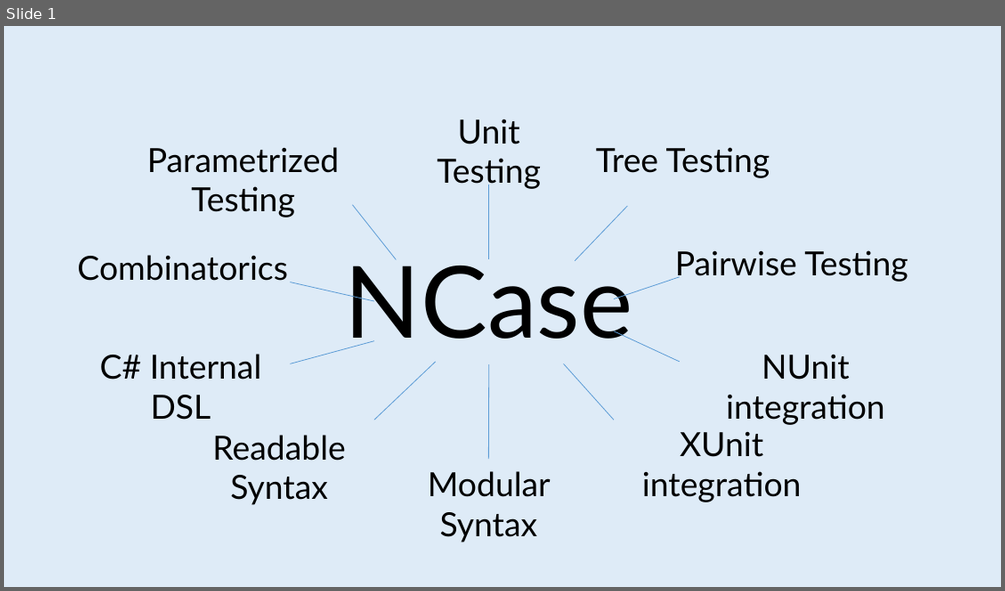
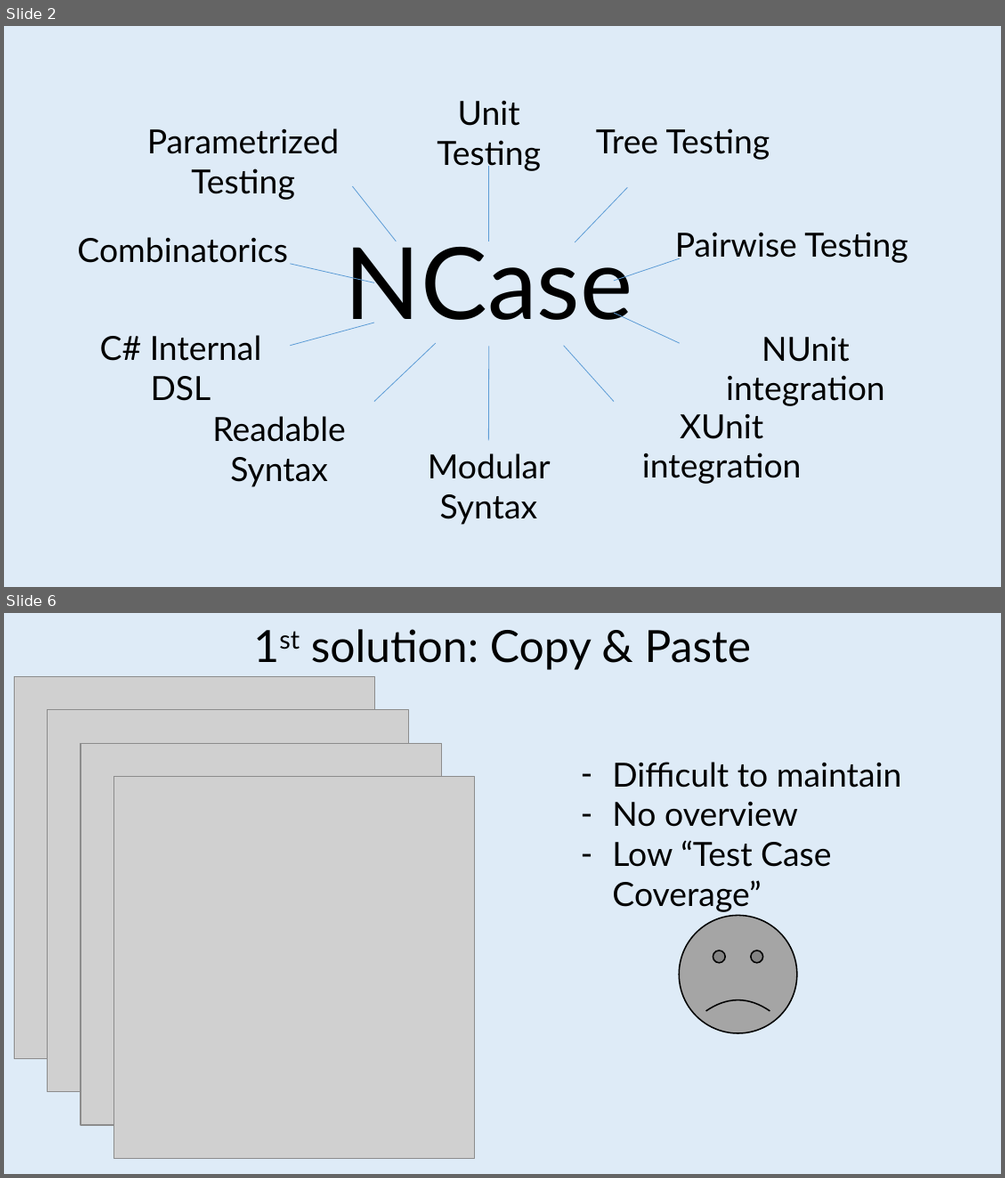
Before and after one commit to jeromerg/NCase, a slide deck: src/Documentation/Slides/Slides.pptx. Shown one above the other, each under a label of ours: slide 1 before the commit, slides 2 and 6 after it; the slides between them are not shown. The pictures are 1005x591 and 1005x1178 pixels, drawn with LibreOffice and Linux fonts; fonts in the diff are those of the drawing; grey boxes stand for pictures. Boxes give left, top, right and bottom in pixels: in the first picture for what was removed or moved away, otherwise in the second. Text is boxed around its words. In the diff, an @@ line names an element or a change of style, - is before the commit and + after.

```diff
--- a/src/Documentation/Slides/Slides.pptx
+++ b/src/Documentation/Slides/Slides.pptx
@@ slide 6 added at (x1=4, y1=613, x2=1001, y2=1174), background #DEEBF7 @@
@@ text added at (x1=311, y1=629, x2=751, y2=670), 32 pt, text #000000 @@
+1st solution: Copy & Paste
@@ picture added at (x1=14, y1=677, x2=375, y2=1059) @@
@@ picture added at (x1=47, y1=710, x2=408, y2=1092) @@
@@ picture added at (x1=81, y1=744, x2=442, y2=1126) @@
@@ text added at (x1=612, y1=762, x2=901, y2=912), 24 pt, text #000000 @@
+– Difficult to maintain
+– No overview
+– Low “Test Case Coverage”
@@ picture added at (x1=113, y1=777, x2=475, y2=1159) @@
@@ smiley face added at (x1=679, y1=915, x2=796, y2=1033), fill #A5A5A5, outline #000000 1 pt @@
@@ what was slide 1 is now slide 2 @@
@@ slide 2 changed as well @@
@@ 11 texts, 10 lines moved together from (x1=77, y1=119, x2=908, y2=542) to (x1=77, y1=100, x2=908, y2=524) @@
```
Also in this commit, not shown: 8 other slides changed, 9 other slides added, 6 slides removed, 2 other files.
